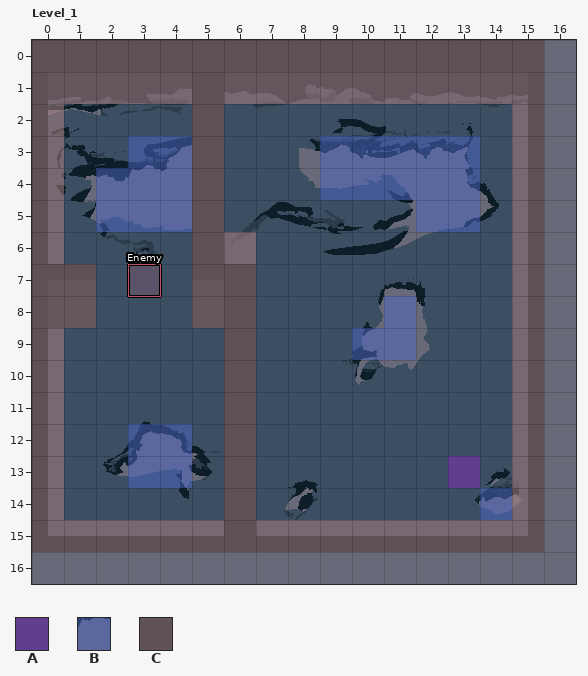
Two states of a LDtk project, assets/maps/ld-48.ldtk. The first picture shows the starting point.
Cells are 32x32 px. Shown: Level_1 x 0..16, y 0..16. The commit also changed other parts of the map, which this record leaves out.
Key: from "Regions": A 1 "SPAWN", B 3 "FALL", C 6 "Wall".
_ is an empty cell.
Layers that did not change in this view are not listed.
Layer "Regions" before, first column x 0:
 0 CCCCCCCCCCCCCCCC_
 1 CCCCCCCCCCCCCCCC_
 2 C____C_________C_
 3 C__BBC___BBBBB_C_
 4 C_BBBC___BBBBB_C_
 5 C_BBBC______BB_C_
 6 C____CC________C_
 7 CC___CC________C_
 8 CC___CC____B___C_
 9 C_____C___BB___C_
10 C_____C________C_
11 C_____C________C_
12 C__BB_C________C_
13 C__BB_C______A_C_
14 C_____C_______BC_
15 CCCCCCCCCCCCCCCC_
16 _________________
Now the later version:
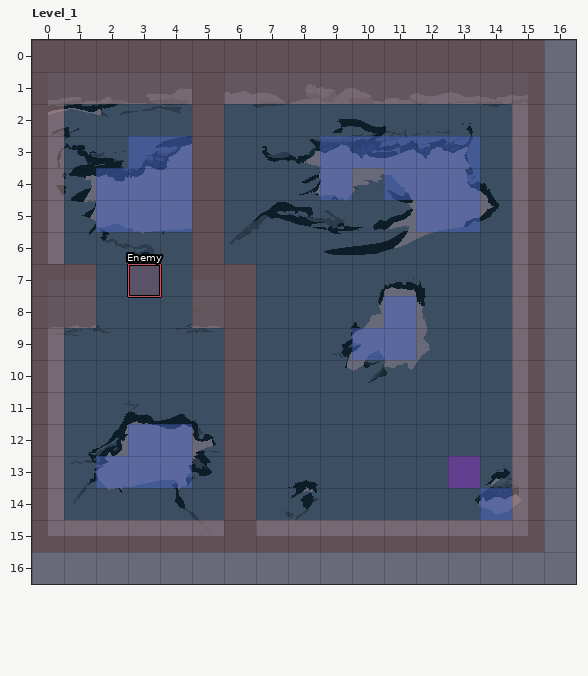
See-through tiles are keyed as they look on the map.
Diff:
Changed rows in their new state; . is an unchanged cell.
layer "background" picture "Clean3.png" -> "v3Clean.png"
Layer "Regions":
first column x 6:
 4 ...._
 6 _....
first column x 2:
13 B
